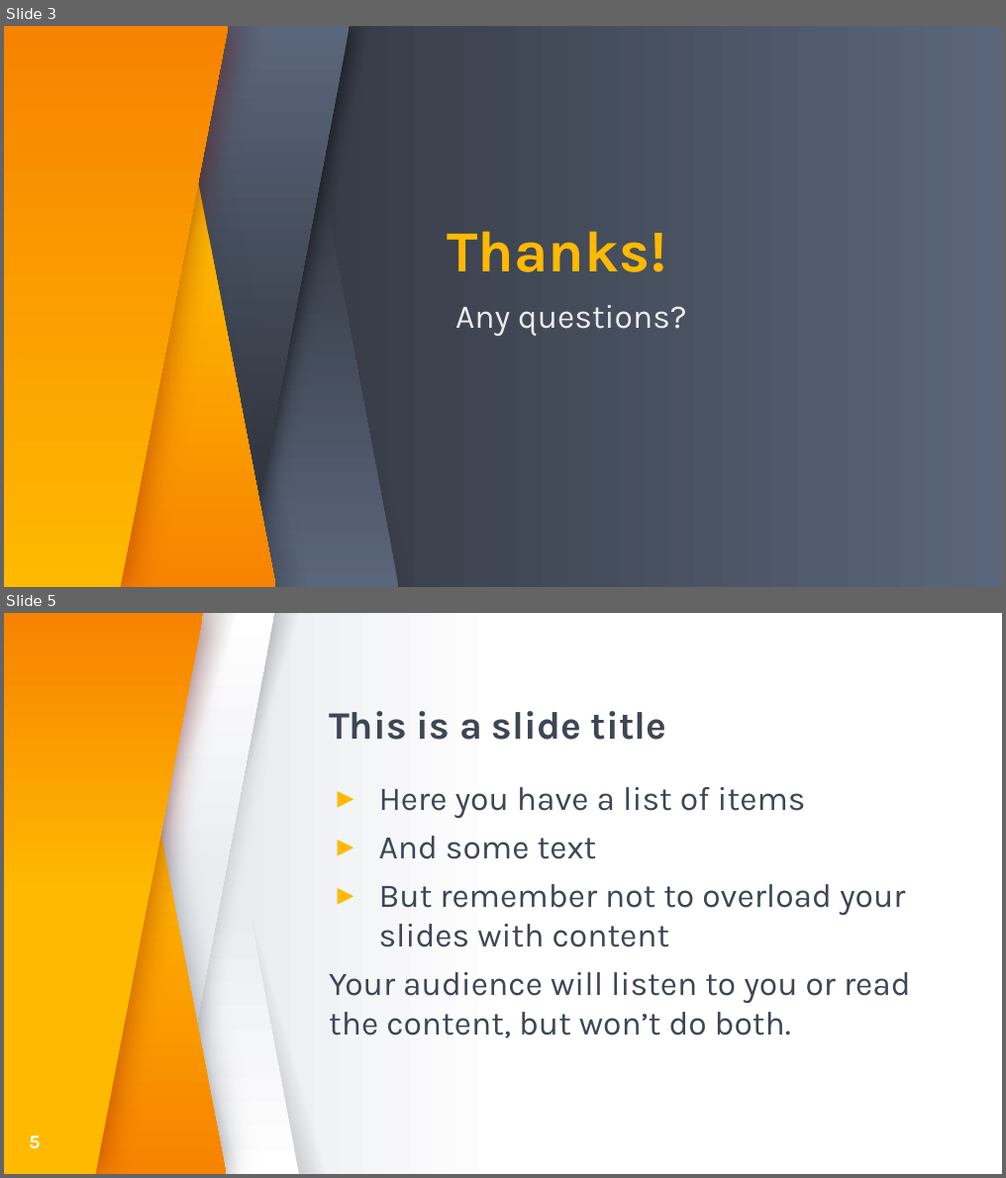
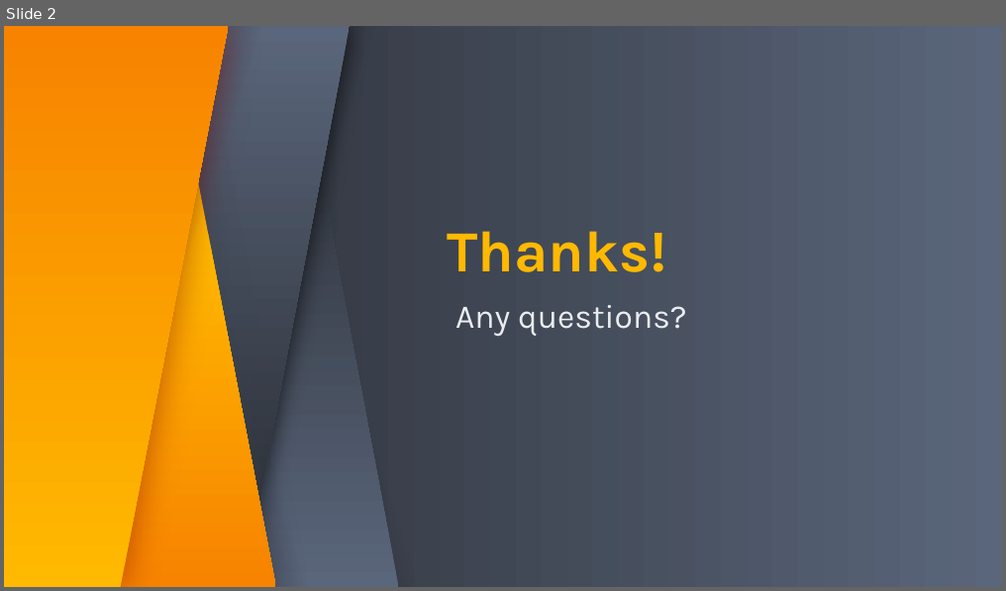
Before and after one commit to cristina-iacob/kickstarter_analysis, a slide deck: kickstarter_analysis.pptx. Shown one above the other, each under a label of ours: slides 3 and 5 before the commit, slide 2 after it; the slides between them are not shown. The pictures are 1006x1178 and 1006x591 pixels, drawn with LibreOffice and Linux fonts; fonts in the diff are those of the drawing. Boxes give left, top, right and bottom in pixels: in the first picture for what was removed or moved away, otherwise in the second. Text is boxed around its words. In the diff, an @@ line names an element or a change of style, - is before the commit and + after.

```diff
--- a/kickstarter_analysis.pptx
+++ b/kickstarter_analysis.pptx
@@ slide 5 removed at (x1=4, y1=613, x2=1002, y2=1174), background gradient #FFFFFF to #EAECF0 @@
@@ freeform shape removed at (x1=4, y1=613, x2=227, y2=1174) @@
@@ freeform shape removed at (x1=4, y1=613, x2=204, y2=1174) @@
@@ parallelogram removed at (x1=7, y1=613, x2=237, y2=1173) @@
@@ parallelogram removed at (x1=26, y1=613, x2=255, y2=1173) @@
@@ parallelogram removed at (x1=45, y1=613, x2=274, y2=1173) @@
@@ parallelogram removed at (x1=69, y1=613, x2=298, y2=1173) @@
@@ parallelogram removed at (x1=69, y1=613, x2=298, y2=1173) @@
@@ parallelogram removed at (x1=111, y1=613, x2=341, y2=1173) @@
@@ title removed at (x1=329, y1=711, x2=666, y2=740) @@
-This is a slide title
@@ text removed at (x1=329, y1=787, x2=911, y2=1039) @@
-▸ Here you have a list of items
-▸ And some text
-▸ But remember not to overload your slides with content
-Your audience will listen to you or read the content, but won’t do both.
@@ page number removed at (x1=29, y1=1136, x2=40, y2=1150) @@
-5
@@ what was slide 3 is now slide 2 @@
```
Also in this commit, not shown: 16 other slides removed, 1 other file.
